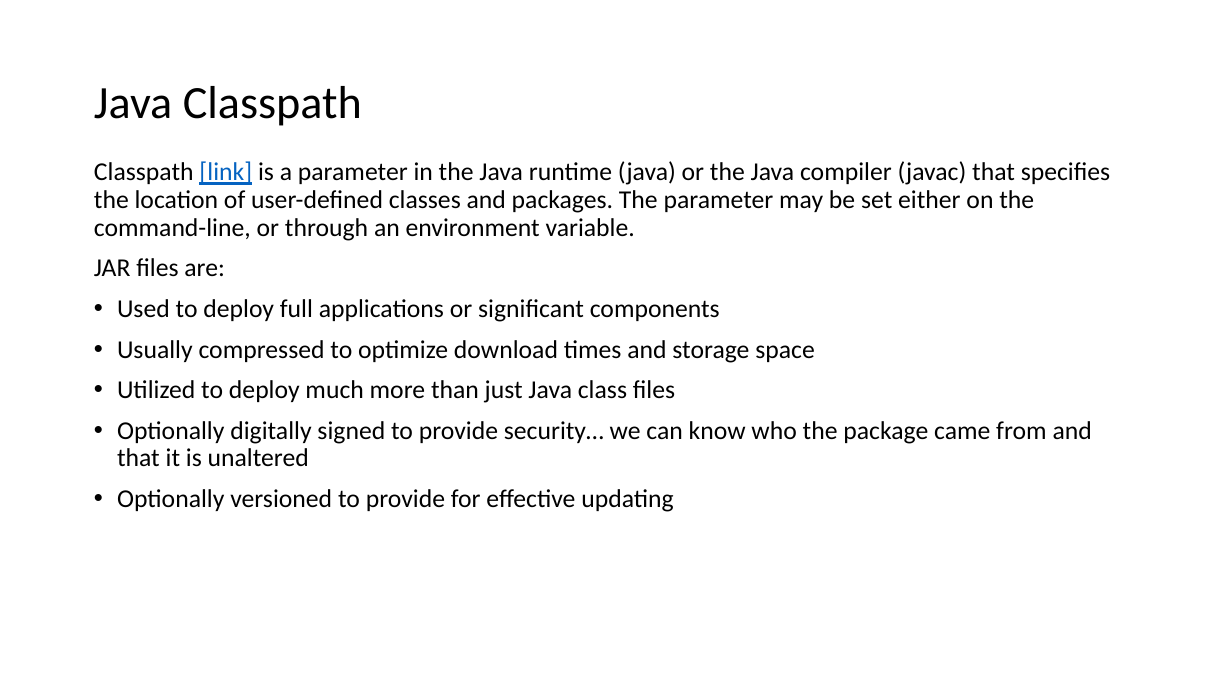
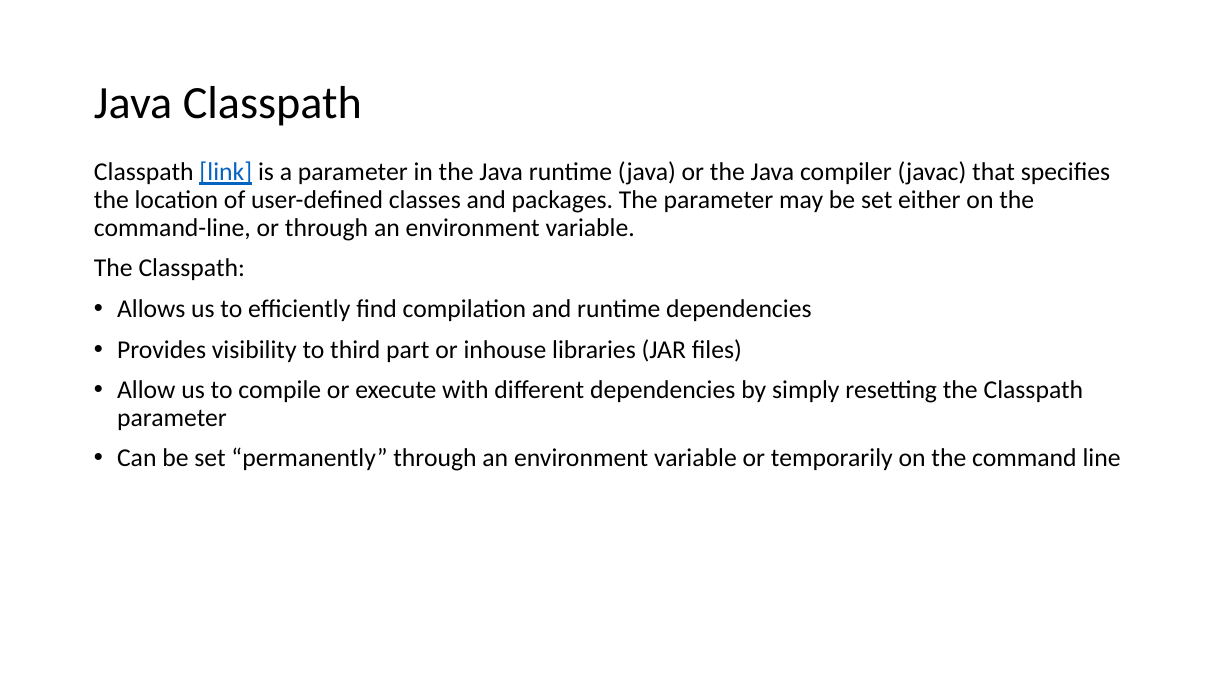
Before and after one commit to EricJPogue/www-epogue-info, a slide deck: slide 29 of CPSC-24500/Week05/2017SpringW05Slides.pptx (slide 26 before the commit). Drawn at 1232x693 pixels with LibreOffice and Linux fonts; fonts in the diff are those of the drawing. Boxes give left, top, right and bottom in pixels: in the first picture for what was removed or moved away, otherwise in the second. Text is boxed around its words. In the diff, an @@ line names an element or a change of style, - is before the commit and + after.

```diff
--- a/CPSC-24500/Week05/2017SpringW05Slides.pptx
+++ b/CPSC-24500/Week05/2017SpringW05Slides.pptx
@@ text at bbox=[94, 258, 1121, 471]: text changed @@
-JAR files are:
-• Used to deploy full applications or significant components
-• Usually compressed to optimize download times and storage space
-• Utilized to deploy much more than just Java class files
-• Optionally digitally signed to provide security… we can know who the package came from and that it is unaltered
-• Optionally versioned to provide for effective updating
+The Classpath:
+• Allows us to efficiently find compilation and runtime dependencies
+• Provides visibility to third part or inhouse libraries (JAR files)
+• Allow us to compile or execute with different dependencies by simply resetting the Classpath parameter
+• Can be set “permanently” through an environment variable or temporarily on the command line
```
Also in this commit, not shown: 1 other slide changed, 2 slides added, 4 other files.
